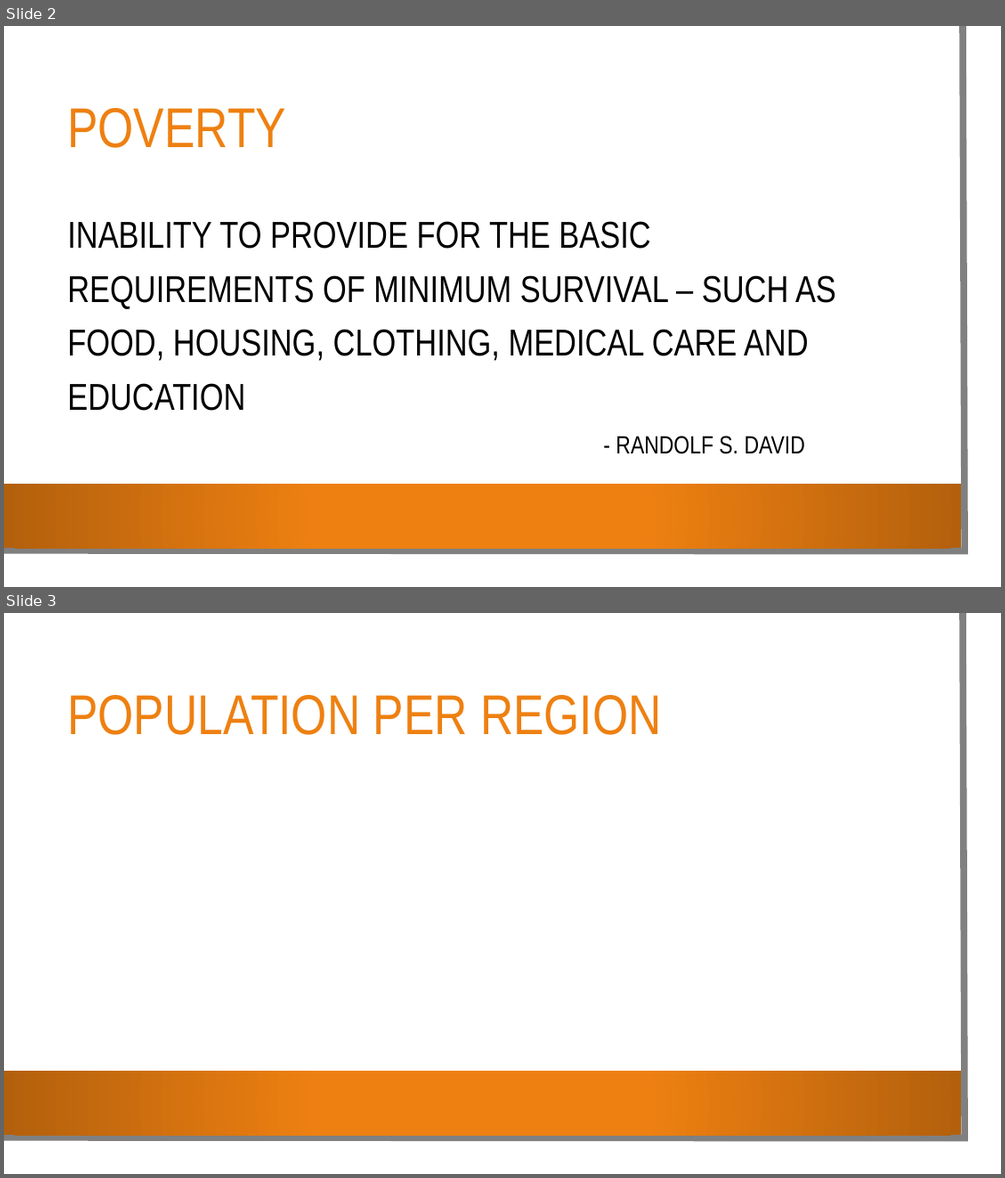
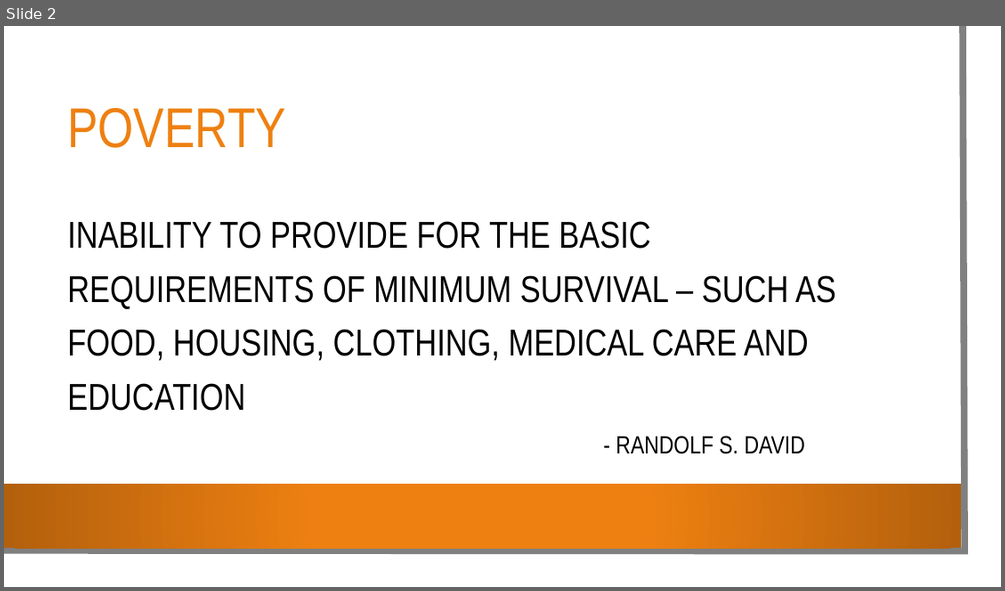
Before and after one commit to jcheramia7/IBMDESC-Poverty, a slide deck: Documentation/Poverty.pptx. Shown one above the other, each under a label of ours: slides 2 and 3 before the commit, slide 2 after it. The pictures are 1005x1178 and 1005x591 pixels, drawn with LibreOffice and Linux fonts; fonts in the diff are those of the drawing; background and template pictures are left out. Boxes give left, top, right and bottom in pixels: in the first picture for what was removed or moved away, otherwise in the second. Text is boxed around its words. In the diff, an @@ line names an element or a change of style, - is before the commit and + after.

```diff
--- a/Documentation/Poverty.pptx
+++ b/Documentation/Poverty.pptx
@@ slide 3 removed at bbox=[4, 613, 1001, 1174], background picture (left out); not listed: 3 template elements that a slide beside it also shows @@
@@ title removed at bbox=[67, 695, 662, 735] @@
-POPULATION PER REGION
```
Also in this commit, not shown: 12 slides added, 8 other slides removed, 1 other file.
